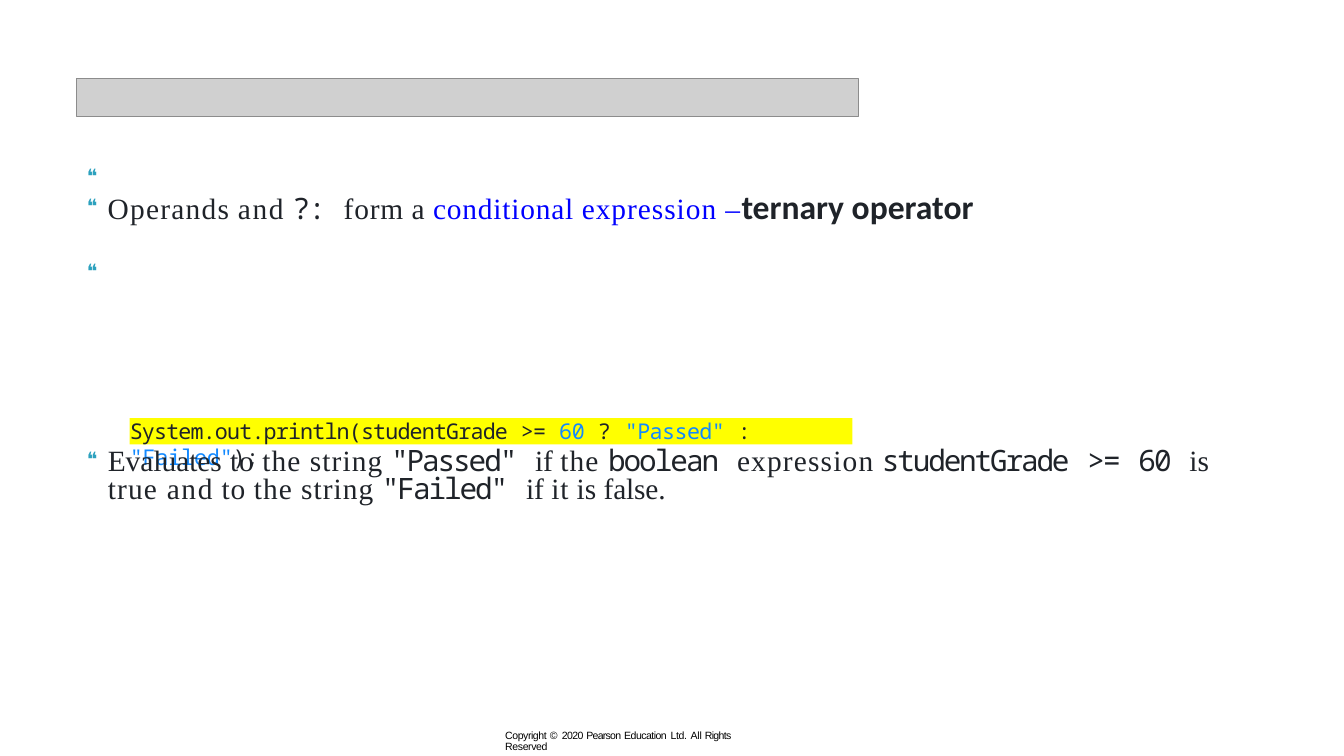
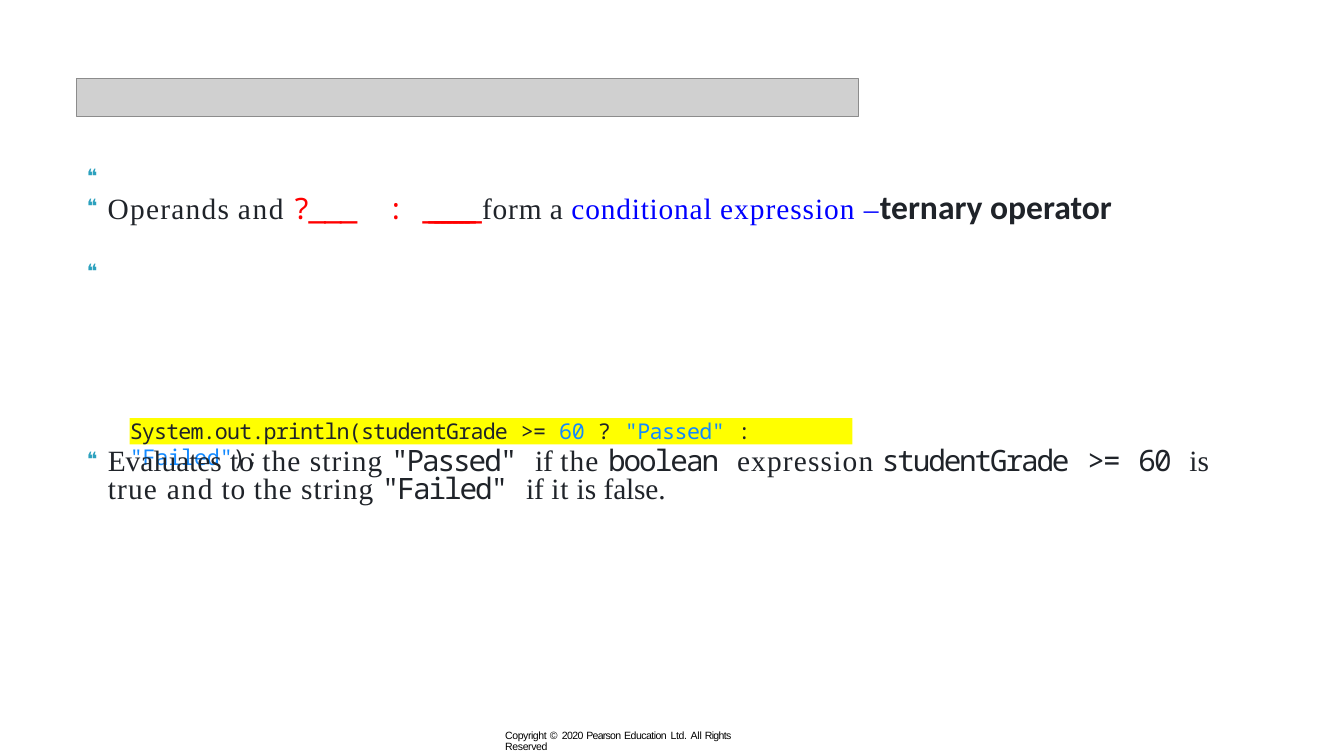
Before and after one commit to xiaoleibi/DMU26, a slide deck: slide 28 of ppt/Uge39_Selection.pptx (slide 33 before the commit). Drawn at 1344x756 pixels with LibreOffice and Linux fonts; fonts in the diff are those of the drawing; grey boxes stand for pictures. Boxes give left, top, right and bottom in pixels: in the first picture for what was removed or moved away, otherwise in the second. Text is boxed around its words. In the diff, an @@ line names an element or a change of style, - is before the commit and + after.

```diff
--- a/ppt/Uge39_Selection.pptx
+++ b/ppt/Uge39_Selection.pptx
@@ text at bbox=[108, 197, 1112, 226]: text changed @@
-❝ Operands and ?: form a conditional expression –ternary operator
+❝ Operands and ?___ : ________form a conditional expression –ternary operator
```
Also in this commit, not shown: 14 other slides changed, 3 slides added, 7 slides removed.
